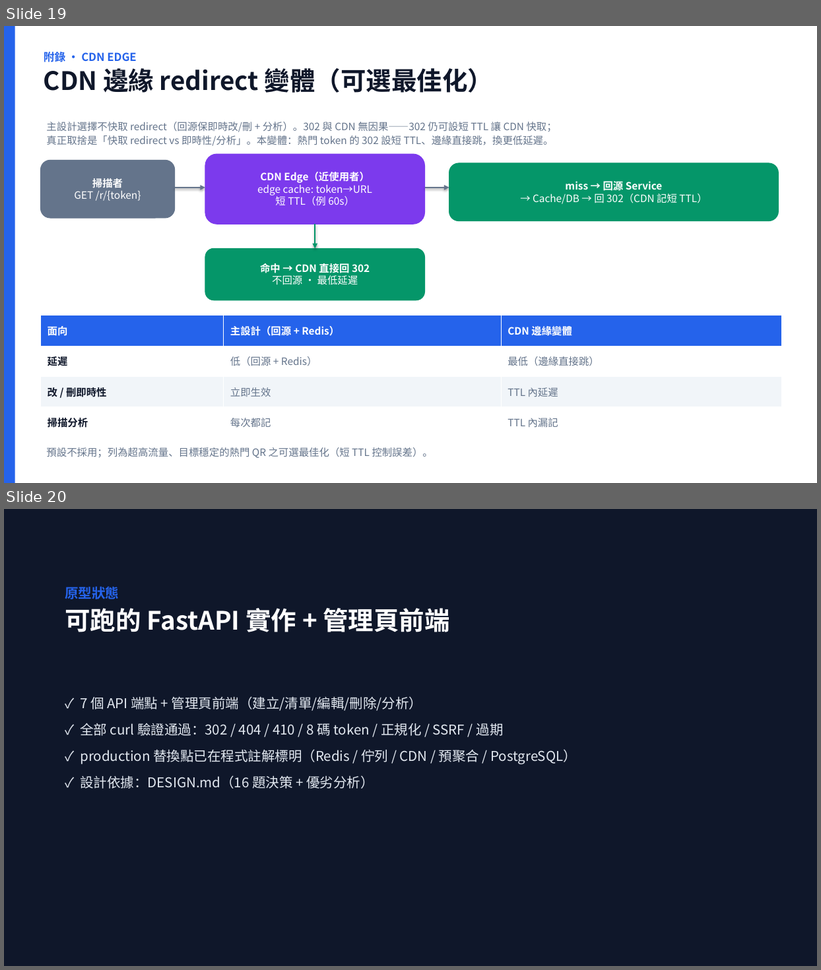
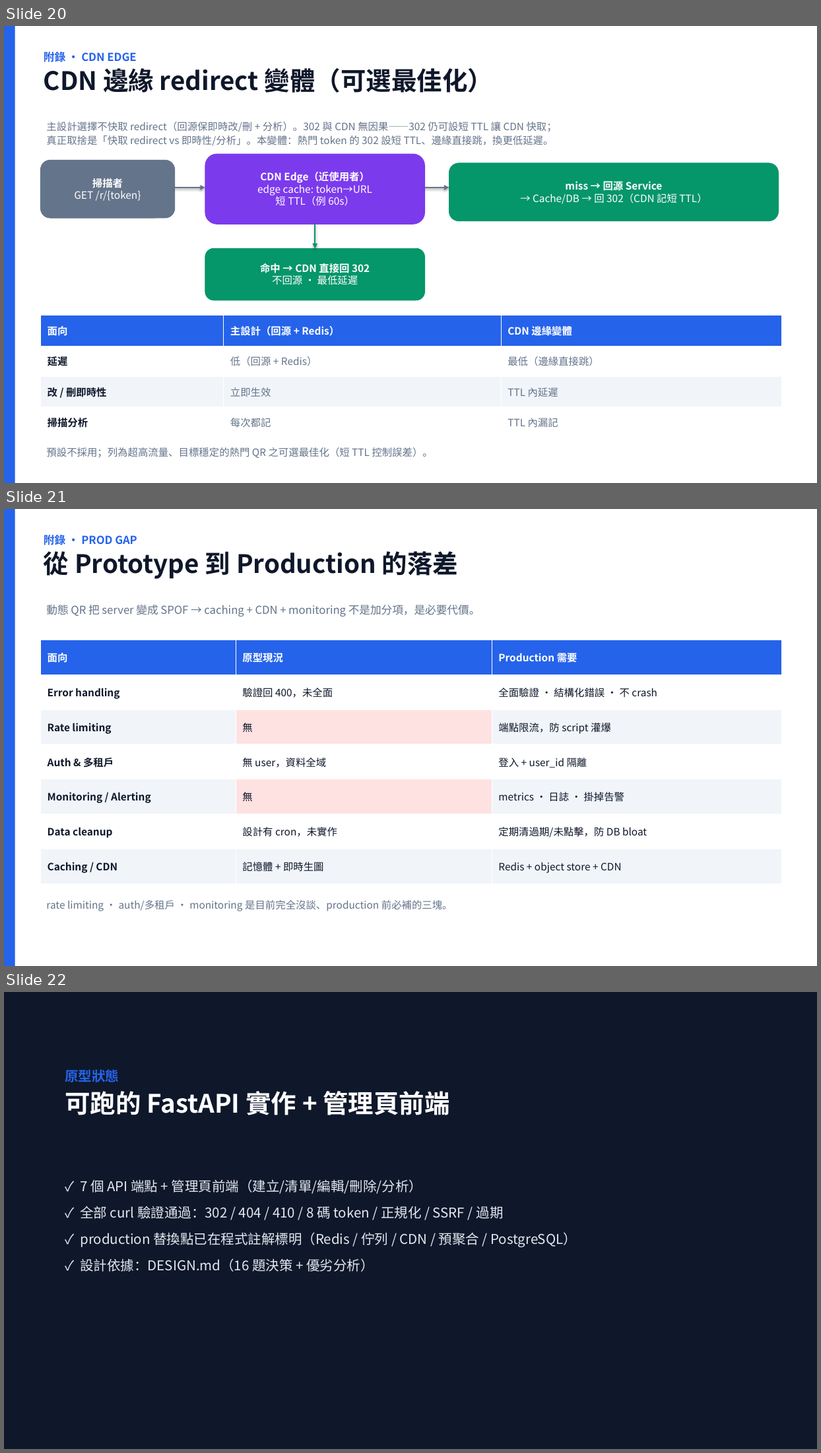
Before and after one commit to scolley31/system-design-demo, a slide deck: QR Code Generator/QR_Code_Generator.pptx. Shown one above the other, each under a label of ours: slides 19 and 20 before the commit, slides 20, 21 and 22 after it. The pictures are 821x970 and 821x1453 pixels, drawn with LibreOffice and Linux fonts; fonts in the diff are those of the drawing. Boxes give left, top, right and bottom in pixels: in the first picture for what was removed or moved away, otherwise in the second. Text is boxed around its words. In the diff, an @@ line names an element or a change of style, - is before the commit and + after.

```diff
--- a/QR Code Generator/QR_Code_Generator.pptx
+++ b/QR Code Generator/QR_Code_Generator.pptx
@@ slide 21 added at <box>4,509,817,966</box>, background #FFFFFF @@
@@ rectangle added at <box>4,509,15,966</box>, fill #2563EB @@
@@ text added at <box>44,535,458,579</box>, 30 pt, text #0F172A, bold @@
+附錄 · PROD GAP
+從 Prototype 到 Production 的落差
@@ text added at <box>46,605,481,617</box>, 13 pt, text #64748B @@
+動態 QR 把 server 變成 SPOF → caching + CDN + monitoring 不是加分項，是必要代價。
@@ table added at <box>40,640,781,884</box>, 7 rows, 3 columns @@
+面向 | 原型現況 | Production 需要
+Error handling | 驗證回 400，未全面 | 全面驗證 · 結構化錯誤 · 不 crash
+Rate limiting | 無 | 端點限流，防 script 灌爆
+Auth & 多租戶 | 無 user，資料全域 | 登入 + user_id 隔離
+Monitoring / Alerting | 無 | metrics · 日誌 · 掛掉告警
+Data cleanup | 設計有 cron，未實作 | 定期清過期/未點擊，防 DB bloat
+Caching / CDN | 記憶體 + 即時生圖 | Redis + object store + CDN
@@ text added at <box>46,900,453,912</box>, 12 pt, text #64748B @@
+rate limiting · auth/多租戶 · monitoring 是目前完全沒談、production 前必補的三塊。
@@ what was slide 19 is now slide 20 @@
@@ what was slide 20 is now slide 22 @@
```
Also in this commit, not shown: 1 other slide added, 2 other files.
